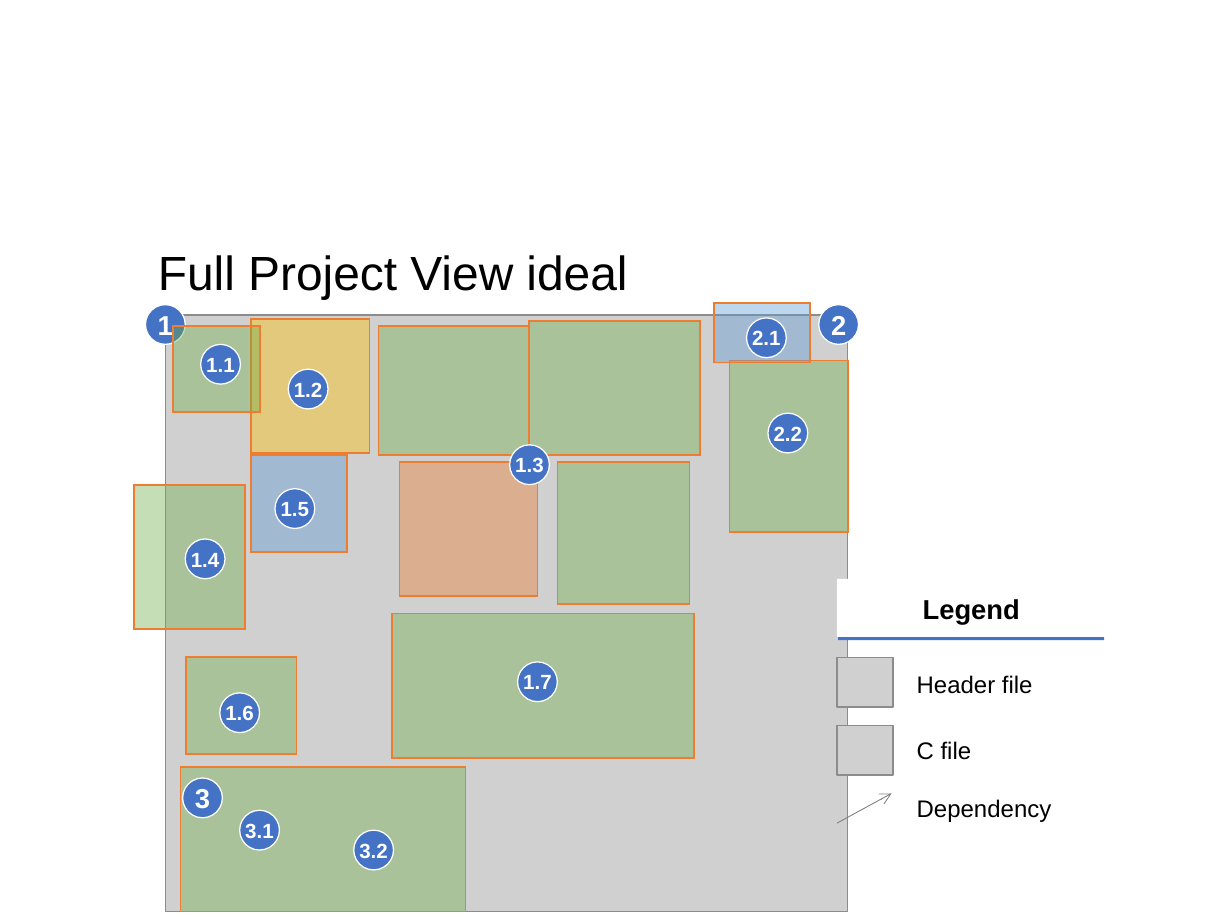
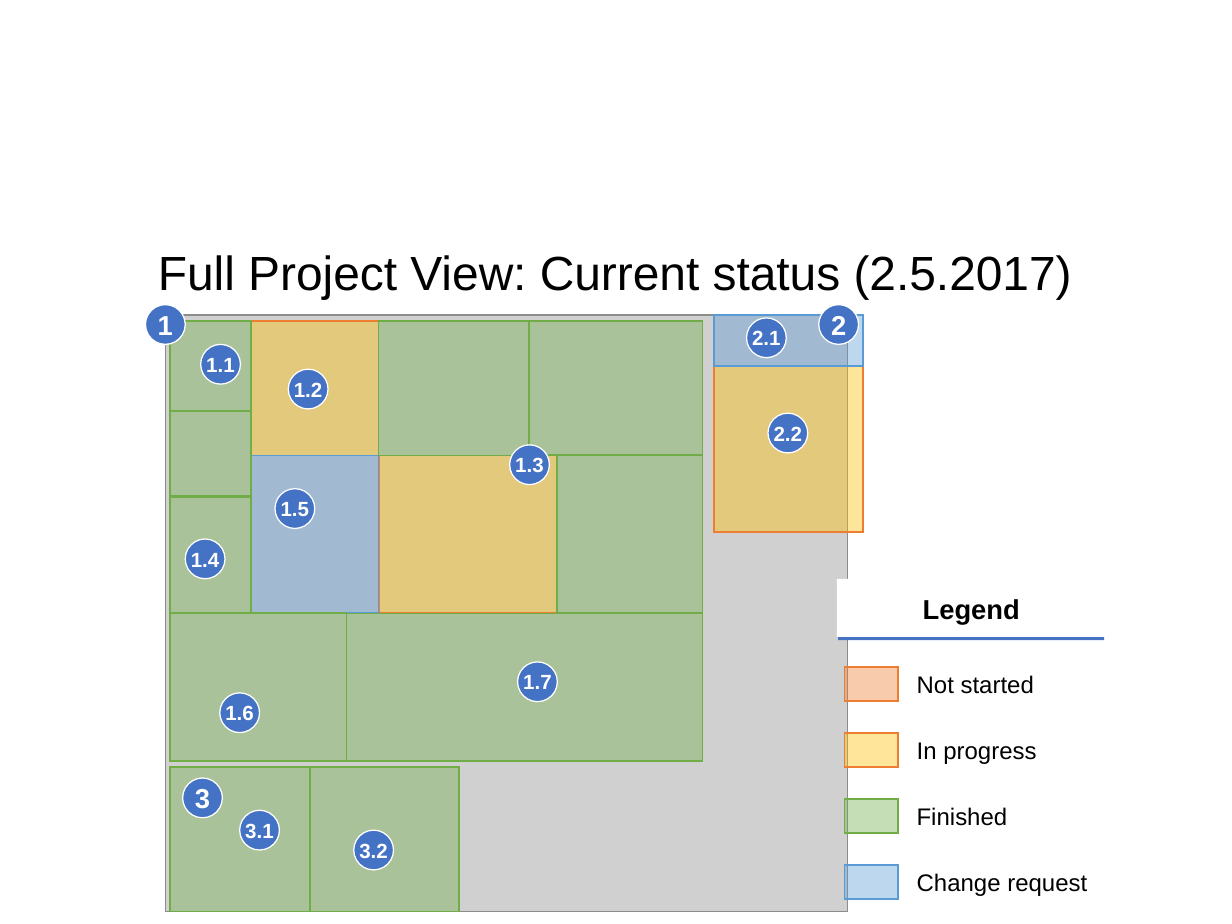
Before and after one commit to Plavit/CASA-refactor, a slide deck: slide 11 of docs/WIP/CASA_May4_v1.pptx (slide 10 before the commit). Drawn at 1232x924 pixels with LibreOffice and Linux fonts; fonts in the diff are those of the drawing; grey boxes stand for pictures; background and template pictures are left out. Boxes give left, top, right and bottom in pixels: in the first picture for what was removed or moved away, otherwise in the second. Text is boxed around its words. In the diff, an @@ line names an element or a change of style, - is before the commit and + after.

```diff
--- a/docs/WIP/CASA_May4_v1.pptx
+++ b/docs/WIP/CASA_May4_v1.pptx
@@ title at (158, 255, 1072, 299): text changed @@
-Full Project View ideal
+Full Project View: Current status (2.5.2017)
@@ rectangle: place and size @@
-rectangle at (174, 326, 260, 413)
+rectangle at (170, 320, 250, 410)
@@ rectangle: place and size @@
-rectangle at (251, 319, 370, 453)
+rectangle at (251, 320, 378, 455)
@@ rectangle: place and size @@
-rectangle at (378, 326, 529, 456)
+rectangle at (378, 320, 529, 455)
@@ rectangle: place and size @@
-rectangle at (715, 303, 811, 362)
+rectangle at (715, 315, 864, 366)
@@ rectangle at (715, 315, 864, 366): outline #ED7D31 1 pt to #5B9BD5 1 pt @@
@@ rectangle: place and size @@
-rectangle at (729, 361, 848, 532)
+rectangle at (715, 366, 864, 532)
@@ rectangle at (715, 366, 864, 532): fill #70AD47 at 40% opacity to #FFC000 at 40% opacity @@
@@ rectangle added at (170, 411, 250, 496), fill #70AD47 at 40% opacity, outline #70AD47 1 pt @@
@@ rectangle at (251, 456, 378, 614): outline #ED7D31 1 pt to #5B9BD5 1 pt @@
@@ rectangle: place and size @@
-rectangle at (251, 455, 347, 552)
+rectangle at (251, 456, 378, 614)
@@ rectangle: place and size @@
-rectangle at (399, 462, 537, 596)
+rectangle at (378, 456, 557, 614)
@@ rectangle at (378, 456, 557, 614): fill #ED7D31 at 40% opacity to #FFC000 at 40% opacity @@
@@ rectangle: place and size @@
-rectangle at (557, 462, 689, 605)
+rectangle at (557, 455, 702, 614)
@@ rectangle: place and size @@
-rectangle at (134, 484, 245, 628)
+rectangle at (170, 496, 251, 612)
@@ rectangle: place and size @@
-rectangle at (186, 658, 297, 755)
+rectangle at (170, 614, 346, 761)
@@ rectangle: place and size @@
-rectangle at (392, 614, 694, 758)
+rectangle at (346, 614, 702, 761)
@@ rectangle added at (844, 667, 897, 701), fill #ED7D31 at 40% opacity, outline #ED7D31 1 pt @@
@@ text at (917, 675, 1034, 694): text changed @@
-Header file
+Not started
@@ rectangle added at (844, 733, 897, 768), fill #FFC000 at 40% opacity, outline #ED7D31 1 pt @@
@@ text at (917, 742, 1036, 764): text changed @@
-C file
+In progress
@@ outline #ED7D31 1 pt to #70AD47 1 pt in 8 elements at (530, 320, 703, 455), (378, 320, 529, 455), (170, 320, 250, 410), (557, 455, 702, 614), (346, 614, 702, 761), (170, 496, 251, 612), (170, 614, 346, 761), (170, 768, 309, 912) @@
@@ rectangle: place and size @@
-rectangle at (180, 768, 466, 912)
+rectangle at (170, 768, 309, 912)
@@ rectangle added at (310, 768, 460, 912), fill #70AD47 at 40% opacity, outline #70AD47 1 pt @@
@@ rectangle added at (844, 798, 897, 833), fill #70AD47 at 40% opacity, outline #70AD47 1 pt @@
@@ group removed at (837, 658, 1052, 823): 2 pictures, 1 arrow, 1 text @@
-Dependency
@@ text added at (917, 807, 1008, 826), 14 pt, text #000000 @@
+Finished
@@ rectangle added at (844, 865, 897, 899), fill #5B9BD5 at 40% opacity, outline #5B9BD5 1 pt @@
@@ text added at (917, 873, 1087, 896), 14 pt, text #000000 @@
+Change request
```
Also in this commit, not shown: 8 other slides changed, 4 slides added, 2 slides removed.
